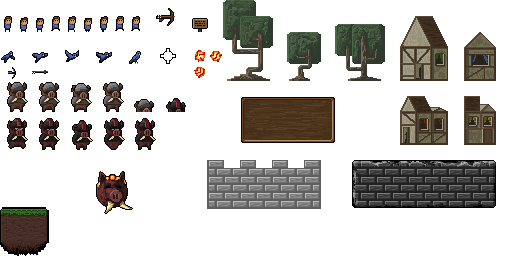
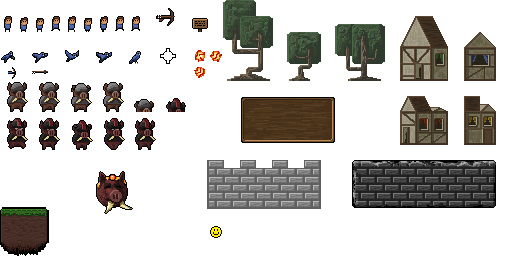
Layers edited between the first and the second (512, 256) image:
painted on "Layer 8" over (x1=210, y1=226, x2=222, y2=238)
